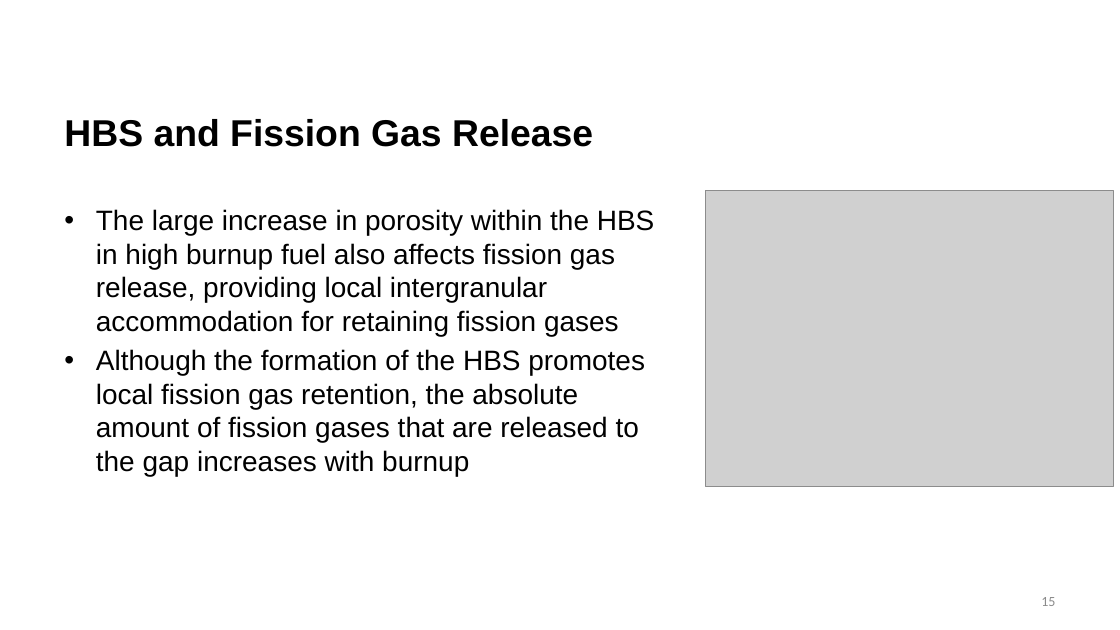
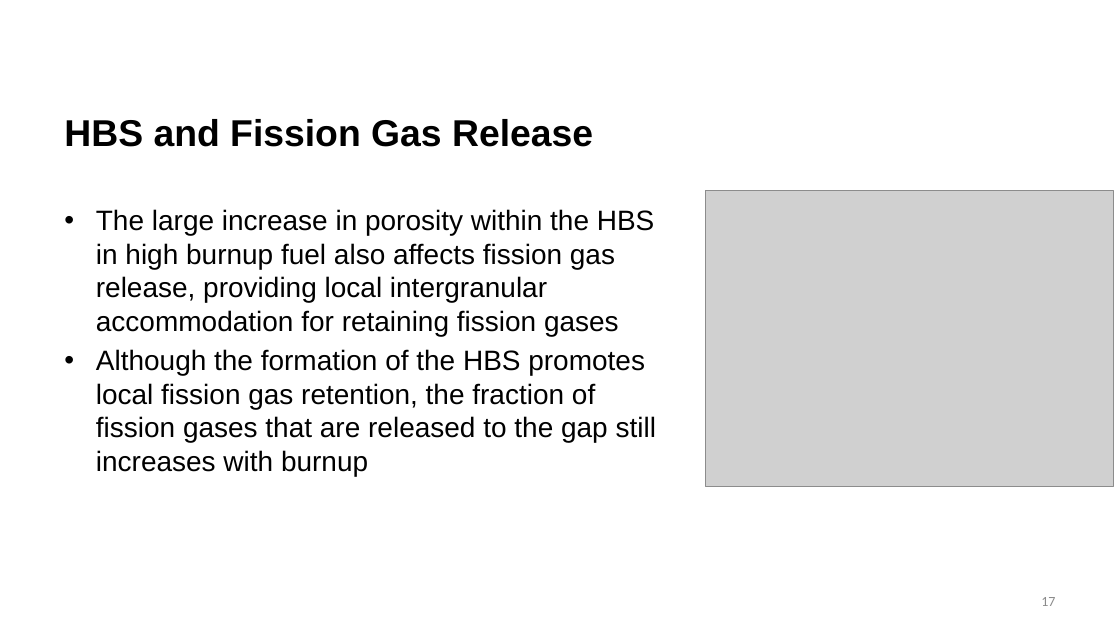
Before and after one commit to benbeeler/TEACHING, a slide deck: slide 17 of Nuclear_Fuel_Performance/NE533_Spring2025/Module3/Lec15_PCI.pptx (slide 15 before the commit). Drawn at 1120x630 pixels with LibreOffice and Linux fonts; fonts in the diff are those of the drawing; grey boxes stand for pictures; background and template pictures are left out. Boxes give left, top, right and bottom in pixels: in the first picture for what was removed or moved away, otherwise in the second. Text is boxed around its words. In the diff, an @@ line names an element or a change of style, - is before the commit and + after.

```diff
--- a/Nuclear_Fuel_Performance/NE533_Spring2025/Module3/Lec15_PCI.pptx
+++ b/Nuclear_Fuel_Performance/NE533_Spring2025/Module3/Lec15_PCI.pptx
@@ text at <box>96,349,656,476</box>: text changed @@
-• Although the formation of the HBS promotes local fission gas retention, the absolute amount of fission gases that are released to the gap increases with burnup
+• Although the formation of the HBS promotes local fission gas retention, the fraction of fission gases that are released to the gap still increases with burnup
@@ page number at <box>1041,597,1055,606</box>: text changed @@
-15
+17
```
Also in this commit, not shown: 6 other slides changed, 2 slides added, 3 other files.
